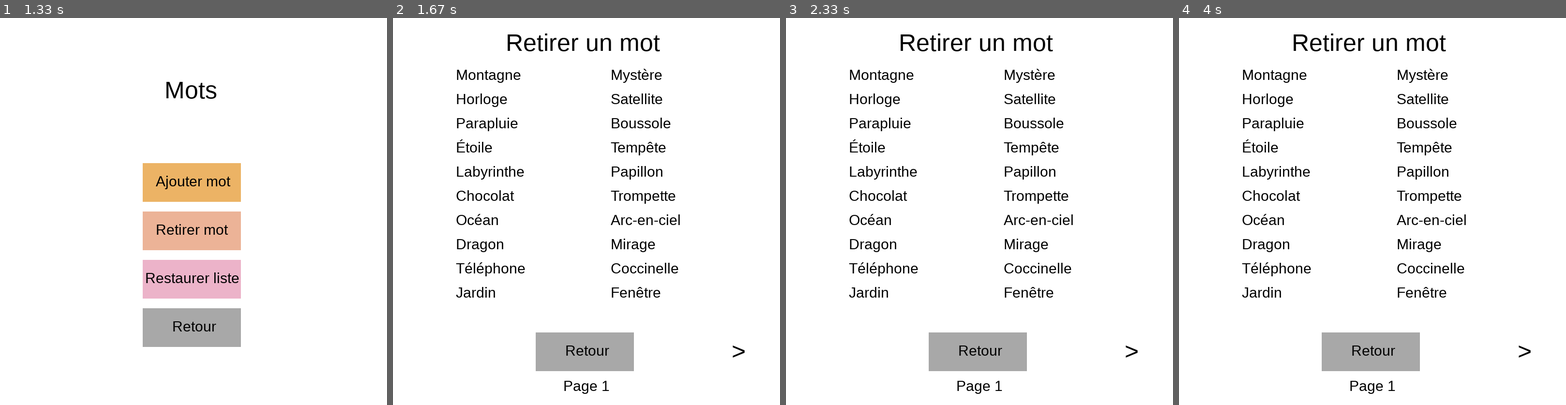
Above: before the commit, frames 1-4 (left to right).
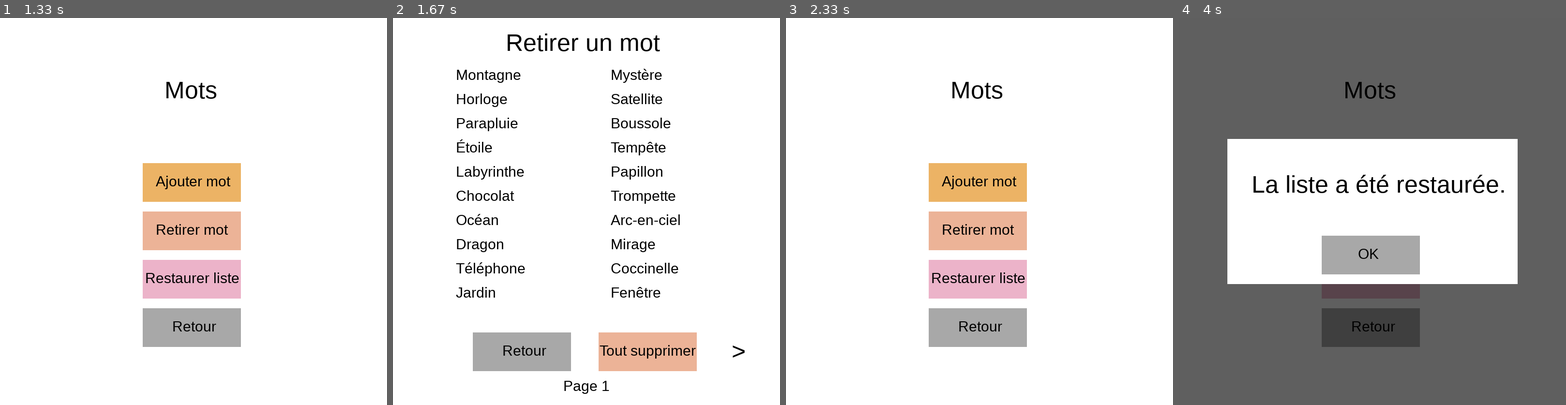
Above: after the commit, the same moments.

Repository: nicolas-riera/pendu
Game: pygame game, started from main.py
The game is run twice, just before and just after one commit, with the same random seed, the same clock (stepped at 60 frames per second) and the same inputs.
Inputs (mouse positions are in pixels of both pictures, inside the frame that each line leads up to):
- Up to frame 1 (1.33 s): click "Jouer" at 0.38 s; click (232, 296) at 0.72 s; click "Mots" at 1.05 s
- Up to frame 2 (1.67 s): click (632, 246) at 1.38 s
- Up to frame 3 (2.33 s): click (1041, 350) at 1.72 s, where only the run after the commit has a clickable "Tout supprimer"; click (983, 254) at 2.05 s
- Up to frame 4 (4 s): click (1372, 180) at 2.38 s, where only the run after the commit has a clickable "Ajouter mot"; type "ann" at 2.67 s; tap Enter at 3 s; click (1372, 281) at 3.72 s, where only the run after the commit has a clickable "Restaurer liste"

Frame 1 is identical in both runs. In frame 2, 4.9% of the frame differs, in the area x 20-79%, y 81-92%; in frame 3, 14%; in frame 4, 77%, in the area x 0-100%, y 0-100%.

Commit message:
add: Added delete all button to word list

Diff:
--- a/src/options.py
+++ b/src/options.py
@@ -250,6 +250,7 @@
     next_page_rect = None
 
     error_popup_empty = False
+    notice_clear_all_popup = False
 
     while True:
 
@@ -316,10 +317,15 @@
             else:
                 next_page_rect = None
 
-        pygame.draw.rect(screen, (168, 168, 168), (295, 650, 203, 80))
-        return_button = pygame.Rect((295, 650, 203, 80))
+        pygame.draw.rect(screen, (168, 168, 168), (165, 650, 203, 80))
+        return_button = pygame.Rect((165, 650, 203, 80))
         return_button_text = my_fonts[0].render("Retour", True, (0, 0, 0))
-        screen.blit(return_button_text, (356, 670))
+        screen.blit(return_button_text, (226, 670))
+
+        pygame.draw.rect(screen, (236, 179, 151), (425, 650, 203, 80))
+        delete_all_button = pygame.Rect((425, 650, 203, 80))
+        delete_all_button_text = my_fonts[0].render("Tout supprimer", True, (0, 0, 0))
+        screen.blit(delete_all_button_text, (427, 670))
 
         page_indicator_text = my_fonts[0].render(f"Page {words_list_current_page + 1}", True, (0, 0, 0))
         screen.blit(page_indicator_text, (352, 743))
@@ -352,10 +358,23 @@
             if not error_popup_empty:
                 break
 
+        elif notice_clear_all_popup:
+            notice_clear_all_popup = ok_popup(screen, clock, my_fonts, mouseclicked, "Tout les mots ont été retirés.", (153, 315))
+            if not notice_clear_all_popup:
+                clear_words()
+                break
+
         elif return_button.collidepoint(pygame.mouse.get_pos()):
             if mouseclicked:
                 pygame.mouse.set_cursor(pygame.SYSTEM_CURSOR_ARROW)
                 break
+            else:
+                hover = True
+
+        elif delete_all_button.collidepoint(pygame.mouse.get_pos()):
+            if mouseclicked:
+                pygame.mouse.set_cursor(pygame.SYSTEM_CURSOR_ARROW)
+                notice_clear_all_popup = True
             else:
                 hover = True
 
@@ -372,7 +391,7 @@
 
         if hover == True:
             pygame.mouse.set_cursor(pygame.SYSTEM_CURSOR_HAND)
-        elif error_popup_empty == False:
+        elif not error_popup_empty or not notice_clear_all_popup:
             pygame.mouse.set_cursor(pygame.SYSTEM_CURSOR_ARROW)
 
         pygame.display.flip()
--- a/src/words_mgt.py
+++ b/src/words_mgt.py
@@ -42,6 +42,12 @@
 
     write_lines(lines)
 
+def clear_words():
+    lines = read_words_file()
+
+    lines = lines[:103]
+
+    write_lines(lines)
 
 def check_empty_last_line():
     lines = read_words_file()
